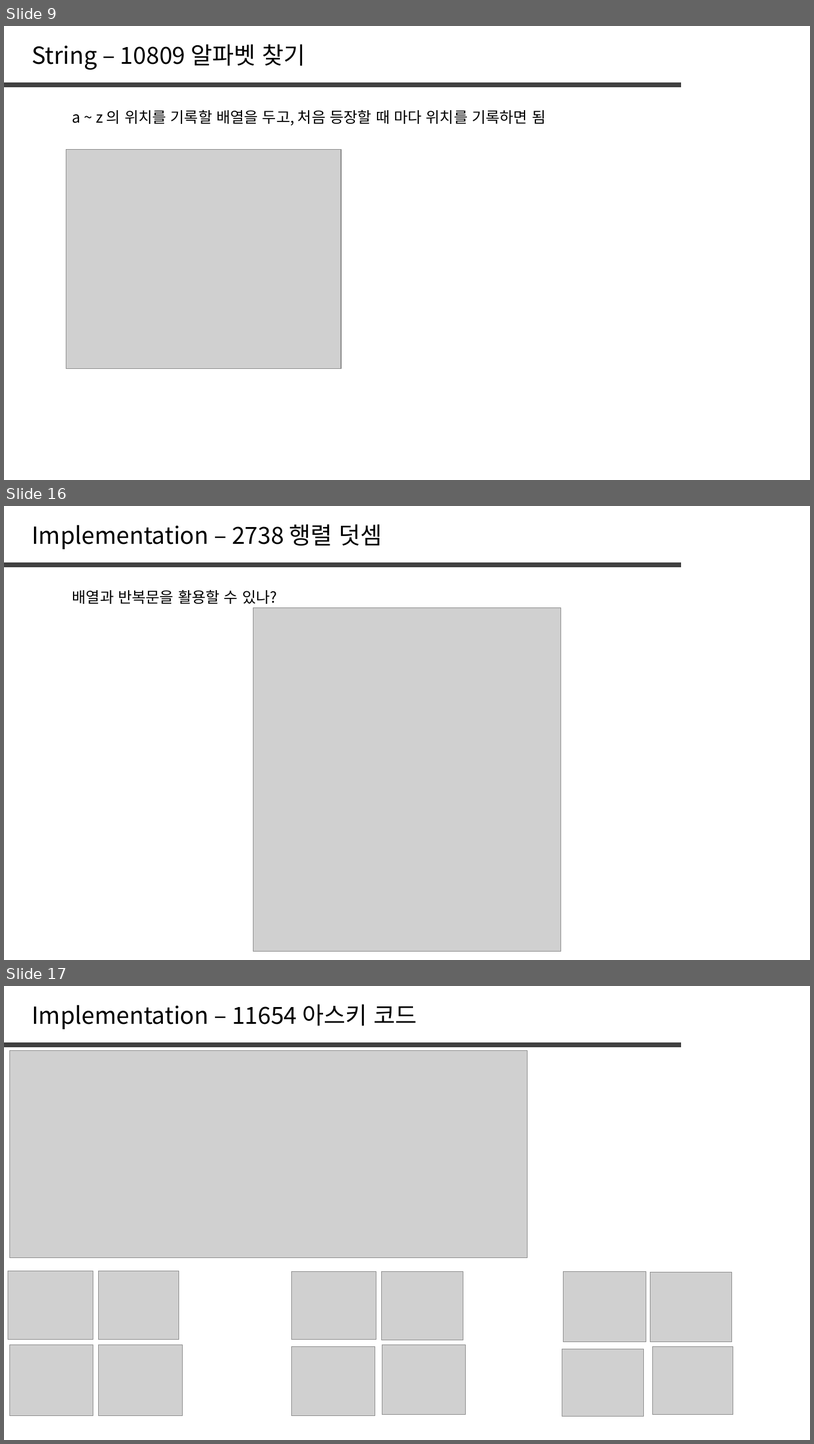
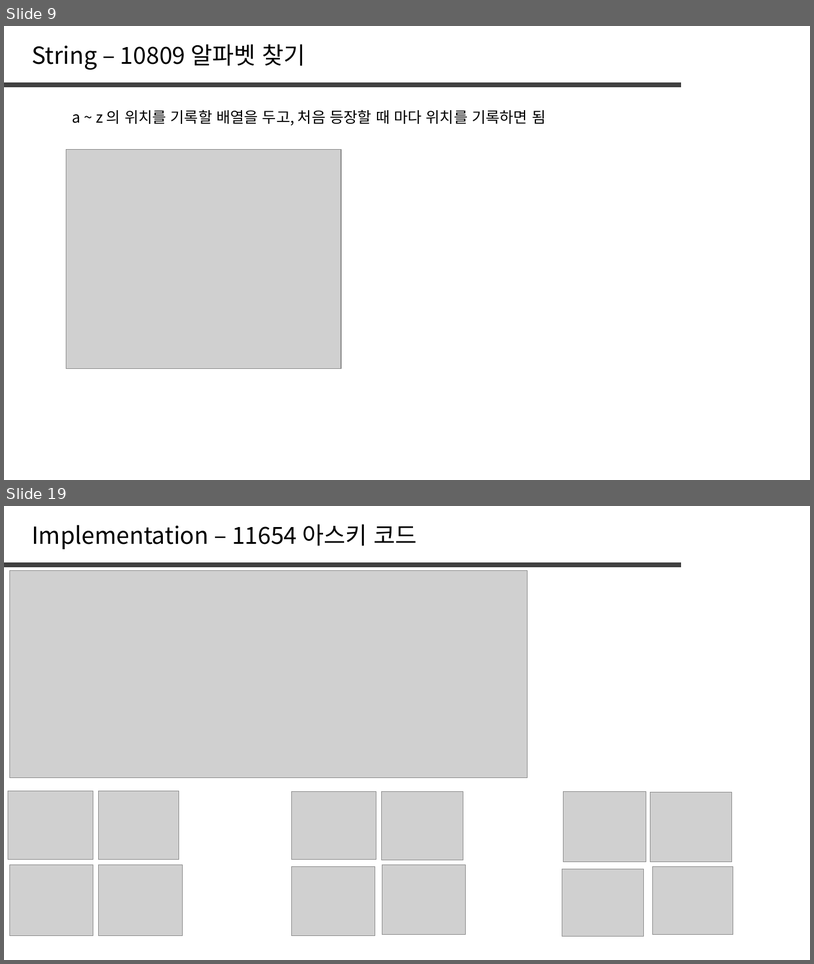
Before and after one commit to jaehoo1/PS-study, a slide deck: study/2_String.pptx. Shown one above the other, each under a label of ours: slides 9, 16 and 17 before the commit, slides 9 and 19 after it; the slides between them are not shown. The pictures are 814x1444 and 814x964 pixels, drawn with LibreOffice and Linux fonts; fonts in the diff are those of the drawing; grey boxes stand for pictures. Boxes give left, top, right and bottom in pixels: in the first picture for what was removed or moved away, otherwise in the second. Text is boxed around its words. In the diff, an @@ line names an element or a change of style, - is before the commit and + after.

```diff
--- a/study/2_String.pptx
+++ b/study/2_String.pptx
@@ slide 16 removed at <box>4,506,810,960</box>, background #FFFFFF @@
@@ text removed at <box>32,524,383,549</box> @@
-Implementation – 2738 행렬 덧셈
@@ line removed from (4, 565) to (681, 565) @@
@@ text removed at <box>72,590,277,604</box> @@
-배열과 반복문을 활용할 수 있나?
@@ picture removed at <box>254,607,561,951</box> @@
@@ what was slide 17 is now slide 19 @@
```
Also in this commit, not shown: 1 slide changed, 9 slides added, 6 other slides removed.
